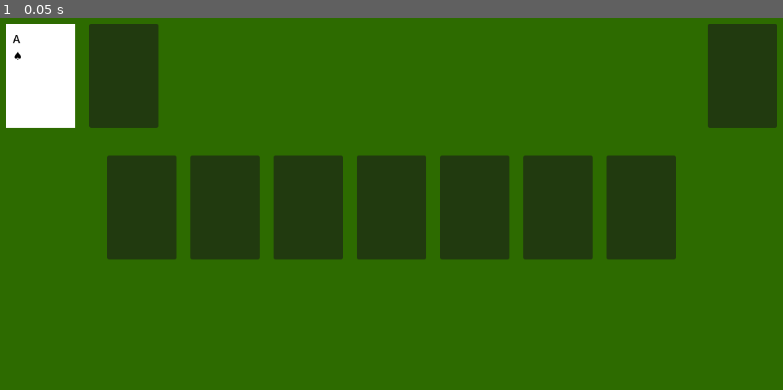
Above: before the commit, frame 1.
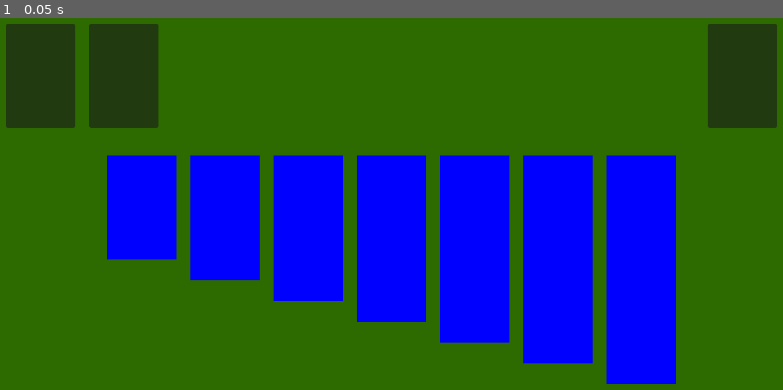
Above: after the commit, the same moment.

Repository: damiankk/CardKing
Game: Godot game, scene res://main.tscn
Two runs of this game, one before a commit and one after it. Both use one fixed random seed, a clock stepped at 60 frames per second and the inputs below.
Inputs:
- Up to frame 1 (0.05 s): no input

The runs differ from the first frame. In frame 1, 31% of the frame differs, in the area x 0-87%, y 1-99%.

Commit message:
Added initial card drawing

Diff:
--- a/Scenes/card.gd
+++ b/Scenes/card.gd
@@ -10,6 +10,8 @@
 # References to our Label nodes (gets them when the node is ready)
 #@onready var rank_label: Label = $RankLabel
 #@onready var suit_label: Label = $SuitLabel
+
+var is_face_up: bool = false
 
 # Call this function to set the card's suit and rank
 func set_card_data(new_suit: int, new_rank: int):
@@ -57,11 +59,17 @@
 	$RankLabel.add_theme_color_override("font_color", current_color)
 	$SuitLabel.add_theme_color_override("font_color", current_color)
 
+	if is_face_up:
+		$Background.color = Color.WHITE
+		$RankLabel.visible = true
+		$SuitLabel.visible = true
+	else:
+		$Background.color = Color.BLUE
+		$RankLabel.visible = false
+		$SuitLabel.visible = false
+
 func _ready():
-	# --- Temporary line for testing ---
-	#set_card_data(0, 3) # Test: Set card to Ace (1) of Hearts (2)
-	# --- Remove this line after testing ---
-	pass # Keep pass if the function would otherwise be empty
+	update_display()
 
 # Returns a human-readable string description of the card
 func get_card_description() -> String:
@@ -87,3 +95,7 @@
 
 	# --- Combine and return ---
 	return rank_string + " of " + suit_string
+
+func set_face_up(face_up: bool):
+	is_face_up = face_up
+	update_display()
--- a/Scenes/card.tscn
+++ b/Scenes/card.tscn
@@ -3,6 +3,7 @@
 [ext_resource type="Script" uid="uid://dg2xrf1q5uhwa" path="res://Scenes/card.gd" id="1_0qqmn"]
 
 [node name="Card" type="Control"]
+custom_minimum_size = Vector2(100, 150)
 layout_mode = 3
 anchors_preset = 15
 anchor_right = 1.0
--- a/deck.gd
+++ b/deck.gd
@@ -3,6 +3,8 @@
 const CardScene = preload("res://Scenes/card.tscn")
 
 var deck_cards: Array = [] # An array to hold the 52 card instances
+var tableau_areas: Array = [] # An array to hold all of TableauPileArea
+const TABLEAU_Y_OFFSET = 30
 
 func _ready():
 	print("Deck node is ready. Creating and shuffling deck...")
@@ -10,30 +12,28 @@
 	shuffle_deck()
 	print("Deck finished setup. Card count: ", deck_cards.size())
 
-	# --- Deal one card visually to the StockPileArea ---
-	# Get a reference to the StockPileArea node (which is a sibling)
-	# get_parent() gets 'Main', then get_node finds 'StockPileArea'
-	var stock_area = get_parent().get_node("StockPileArea")
+	# --- Get references to Tableau Area nodes ---
+	print("Getting Tableau area nodes...")
+	tableau_areas.clear() # Good practice to clear before populating
+	for i in range(7): # Loop 0 to 6, so pile number is i + 1
+		var pile_number = i + 1
+		var node_name = "TableauPileArea" + str(pile_number)
+		var tableau_pile_node = get_parent().get_node(node_name)
 
-	if stock_area: # Check if we successfully found the node
-		var card_to_deal = deal_one_card() # Get one card from our array
-		if card_to_deal: # Check we actually got a card (deck wasn't empty)
-			# Set the card's position relative to its new parent (stock_area)
-			# Vector2(0, 0) means the top-left corner of the stock_area panel
-			card_to_deal.position = Vector2(0, 0)
+		if tableau_pile_node:
+			tableau_areas.append(tableau_pile_node) # Append the node found
+			# print("Found and stored: ", node_name) # Optional confirmation print
+		else:
+			print("ERROR: Could not find node named '", node_name, "'")
 
-			# Add the card instance as a child of stock_area
-			# This makes the card VISIBLE and part of the scene tree!
-			stock_area.add_child(card_to_deal)
+	# Check if we got all 7 areas
+	if tableau_areas.size() == 7:
+		print("Successfully stored references to all 7 Tableau areas.")
+	else:
+		print("WARN: Did not find all 7 Tableau area nodes!")
 
-# Call the new function to get the description string
-			print("Dealt one card (", card_to_deal.get_card_description(), ") to stock area visually.")
-		else:
-			print("Deck was empty, couldn't deal test card.")
-	else:
-		# This error means the node name in get_node() might be wrong
-		# or the Deck node isn't a direct child of Main.
-		print("ERROR: Could not find StockPileArea node relative to Deck node.")
+	# --- Call the initial deal function ---
+	deal_initial_tableau()
 
 func create_deck():
 	deck_cards.clear() # Start with an empty array
@@ -67,3 +67,14 @@
 		return null # Return null if no cards are left
 	# pop_back() removes and returns the last element from the array
 	return deck_cards.pop_back()
+
+func deal_initial_tableau():
+	for i in range(7):
+		var tableau_area_node = tableau_areas[i]
+		for j in range(i + 1):
+			var dealt_card = deal_one_card()
+			if dealt_card:
+				tableau_area_node.add_child(dealt_card)
+				dealt_card.position = Vector2(0, j * TABLEAU_Y_OFFSET)
+			else:
+				print("Deck ended unexpectedly...")
